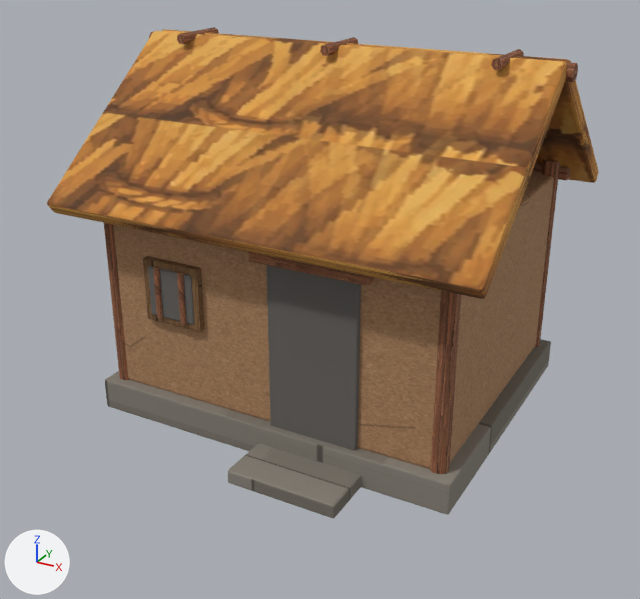
Renders of the glTF model assets/buildings-3d/models/hut.glb from each side of a commit.
The view is the same before and after, from a 50 mm lens placed at (3.42, -6.55, 4.13), pointed at (-0.02, -0.3, 1.0). Arrows for +X, +Y and +Z are at lower left; the lights stay in place. The first picture is the older version. Where no turn or scale is listed for an object, it has been applied to the vertices. Vertices at exactly the same position are counted once.

Names of what the first picture shows: 'door', 'footing', 'lintel', 'post', 'post.002', 'post.003', 'roof', 'roof.001', 'step', 'walls', 'winDark', 'winFrame' and 7 more.
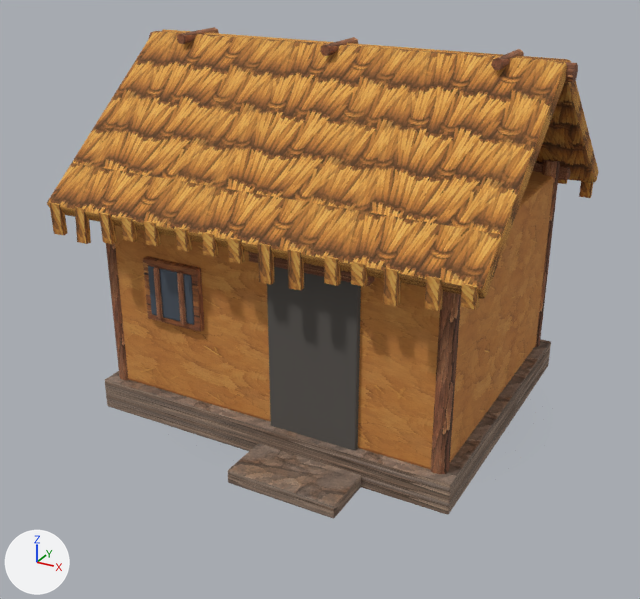
Edits to the bpy script that builds the scene:
```text
Change mat_thatch_004:
    remove # nodes: BsdfPrincipled, Mapping, OutputMaterial, TexImage, UVMap
    nodes: BsdfPrincipled, Math, NormalMap, OutputMaterial, SeparateColor, TexImage x3
    uses the picture img_thatch_n
    uses the picture img_thatch_r
Change mat_earth_004:
    remove # nodes: BsdfPrincipled, Mapping, OutputMaterial, TexImage, UVMap
    remove # uses the picture img_earth_clay
    nodes: BsdfPrincipled, Math, NormalMap, OutputMaterial, SeparateColor, TexImage x3
    uses the picture img_earth
    uses the picture img_earth_n
    uses the picture img_earth_r
Add mat_thatch_001:
    mat_thatch_001 = bpy.data.materials.new('thatch.001')
    # uses the picture img_thatch
    # uses the picture img_thatch_n
    # uses the picture img_thatch_r
Add mat_stonetrim_004:
    mat_stonetrim_004 = bpy.data.materials.new('stoneTrim.004')
    # uses the picture img_stone
    # uses the picture img_stone_n
    # uses the picture img_stone_r
Change me_cube_009:
    where me_cube_009.from_pydata(...)  # 56 vertices, 108 faces; spans x -1.65..1.65, y -1.35..1.35, z 0.0..0.28
    remove me_cube_009.materials.append(mat_stone_004)
    add me_cube_009.materials.append(mat_stonetrim_004)
Change me_cube_013:
    where me_cube_013.from_pydata(...)  # 56 vertices, 108 faces; spans x -1.85..1.85, y -1.58..0.02, z 1.86..3.14
    remove me_cube_013.materials.append(mat_thatch_004)
    me_cube_013 part 1: texture (UV) coordinates of 108 of 108 faces, centred in x -1.85..1.85, y -1.58..0.02, z 1.86..3.14, changed; they spanned u 0.12..0.88, v 0.0..1.0 and now span u 0.0..3.08, v 0.0..1.28
    add me_cube_013.materials.append(mat_thatch_001)
Change me_cube_014:
    where me_cube_014.from_pydata(...)  # 56 vertices, 108 faces; spans x -1.85..1.85, y -0.02..1.58, z 1.86..3.14
    remove me_cube_014.materials.append(mat_thatch_004)
    add me_cube_014.materials.append(mat_thatch_001)
Add ob_eave_029:
    ob_eave_029 = bpy.data.objects.new('eave.029', me_cube_055)  # 8 vertices, 12 faces; spans x 1.707..1.808, y 1.529..1.591, z 1.701..1.971
    ob_eave_029.location = (0.0, 0.0, 0.0)
Add ob_eave_014:
    ob_eave_014 = bpy.data.objects.new('eave.014', me_cube_040)  # 8 vertices, 12 faces; spans x 1.71..1.815, y -1.593..-1.527, z 1.81..1.971
    ob_eave_014.location = (0.0, 0.0, 0.0)
Add ob_eave_013:
    ob_eave_013 = bpy.data.objects.new('eave.013', me_cube_039)  # 8 vertices, 12 faces; spans x 1.469..1.569, y -1.587..-1.533, z 1.747..1.97
    ob_eave_013.location = (0.0, 0.0, 0.0)
Add ob_eave_012:
    ob_eave_012 = bpy.data.objects.new('eave.012', me_cube_038)  # 8 vertices, 12 faces; spans x 1.169..1.271, y -1.589..-1.531, z 1.718..1.97
    ob_eave_012.location = (0.0, 0.0, 0.0)
Add ob_eave_011:
    ob_eave_011 = bpy.data.objects.new('eave.011', me_cube_037)  # 8 vertices, 12 faces; spans x 0.928..1.029, y -1.588..-1.532, z 1.81..1.97
    ob_eave_011.location = (0.0, 0.0, 0.0)
Add ob_eave_010:
    ob_eave_010 = bpy.data.objects.new('eave.010', me_cube_036)  # 8 vertices, 12 faces; spans x 0.722..0.825, y -1.589..-1.531, z 1.775..1.97
    ob_eave_010.location = (0.0, 0.0, 0.0)
Add ob_eave_009:
    ob_eave_009 = bpy.data.objects.new('eave.009', me_cube_035)  # 8 vertices, 12 faces; spans x 0.43..0.534, y -1.592..-1.528, z 1.678..1.97
    ob_eave_009.location = (0.0, 0.0, 0.0)
Add ob_eave_008:
    ob_eave_008 = bpy.data.objects.new('eave.008', me_cube_034)  # 8 vertices, 12 faces; spans x 0.187..0.288, y -1.587..-1.533, z 1.676..1.97
    ob_eave_008.location = (0.0, 0.0, 0.0)
Add ob_eave_007:
    ob_eave_007 = bpy.data.objects.new('eave.007', me_cube_033)  # 8 vertices, 12 faces; spans x -0.069..0.034, y -1.593..-1.527, z 1.787..1.971
    ob_eave_007.location = (0.0, 0.0, 0.0)
Add ob_eave_006:
    ob_eave_006 = bpy.data.objects.new('eave.006', me_cube_032)  # 8 vertices, 12 faces; spans x -0.295..-0.191, y -1.592..-1.528, z 1.8..1.971
    ob_eave_006.location = (0.0, 0.0, 0.0)
Add ob_eave_005:
    ob_eave_005 = bpy.data.objects.new('eave.005', me_cube_031)  # 8 vertices, 12 faces; spans x -0.536..-0.432, y -1.591..-1.529, z 1.795..1.971
    ob_eave_005.location = (0.0, 0.0, 0.0)
Add ob_eave_004:
    ob_eave_004 = bpy.data.objects.new('eave.004', me_cube_030)  # 8 vertices, 12 faces; spans x -0.831..-0.727, y -1.591..-1.529, z 1.787..1.971
    ob_eave_004.location = (0.0, 0.0, 0.0)
Add ob_eave_003:
    ob_eave_003 = bpy.data.objects.new('eave.003', me_cube_029)  # 8 vertices, 12 faces; spans x -1.052..-0.952, y -1.586..-1.534, z 1.783..1.97
    ob_eave_003.location = (0.0, 0.0, 0.0)
Add ob_eave_002:
    ob_eave_002 = bpy.data.objects.new('eave.002', me_cube_028)  # 8 vertices, 12 faces; spans x -1.275..-1.171, y -1.593..-1.527, z 1.722..1.971
    ob_eave_002.location = (0.0, 0.0, 0.0)
Add ob_eave_001:
    ob_eave_001 = bpy.data.objects.new('eave.001', me_cube_027)  # 8 vertices, 12 faces; spans x -1.536..-1.435, y -1.592..-1.528, z 1.681..1.971
    ob_eave_001.location = (0.0, 0.0, 0.0)
Add ob_eave:
    ob_eave = bpy.data.objects.new('eave', me_cube_026)  # 8 vertices, 12 faces; spans x -1.795..-1.69, y -1.593..-1.527, z 1.708..1.971
    ob_eave.location = (0.0, 0.0, 0.0)
```

What differs and where, as boxes [x1, y1, x2, y2] in the pictures (640 x 599 px):
'roof', surface changed, recoloured: [47, 31, 567, 299] in both
'walls', surface changed: [114, 171, 554, 469] in both
'footing', surface changed, recoloured: [105, 339, 551, 515] in both
'step', surface changed: [228, 443, 361, 518] in both
'roof.001', surface changed, recoloured: [162, 29, 597, 183] in both
'eave.009', added (brown): after [287, 249, 304, 290]
'eave.008', added (brown): after [258, 243, 275, 285]
'eave.012', added (brown): after [383, 268, 401, 306]
'eave.013', added (brown): after [425, 276, 443, 311]
'eave.001', added (brown): after [75, 207, 91, 244]
'eave.010', added (brown): after [324, 256, 341, 286]
'eave', added (brown): after [49, 202, 68, 235]
'eave.014', added (brown): after [461, 283, 479, 310]
'eave.002', added: after [99, 212, 117, 244]
'eave.011', added: after [351, 261, 368, 287]
'eave.007', added: after [228, 237, 245, 264]
'eave.004', added: after [144, 221, 161, 246]
'eave.003', added: after [121, 216, 138, 242]
'eave.006', added: after [202, 232, 218, 257]
'eave.005', added: after [176, 227, 192, 252]
'eave.029', added: after [579, 181, 593, 198]
'eave.028', now drawn (mostly hidden): after [558, 180, 567, 184]
